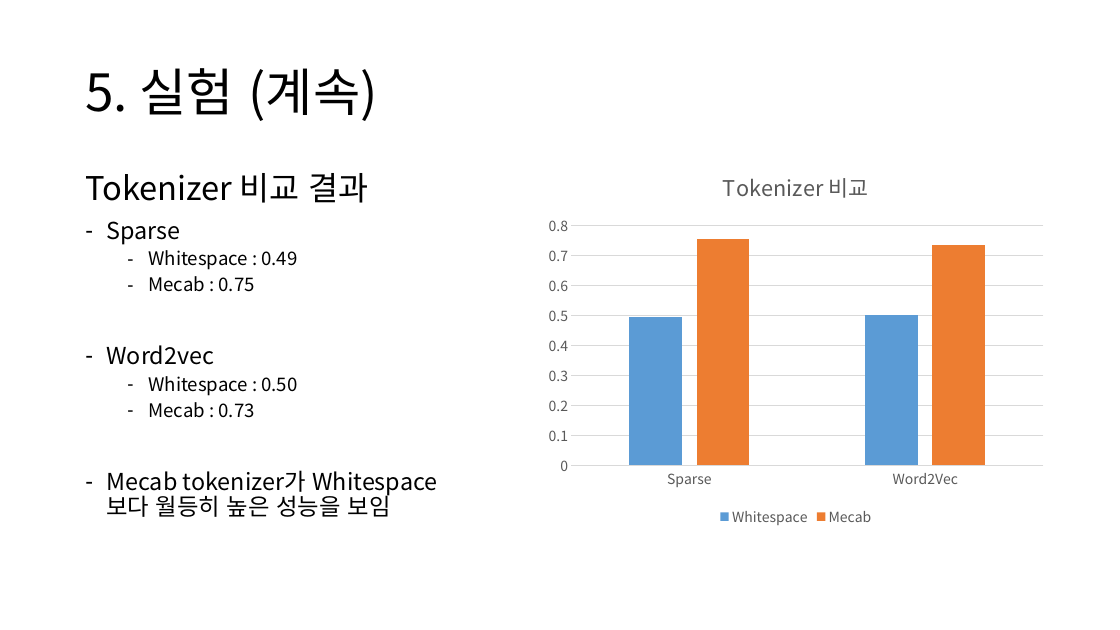
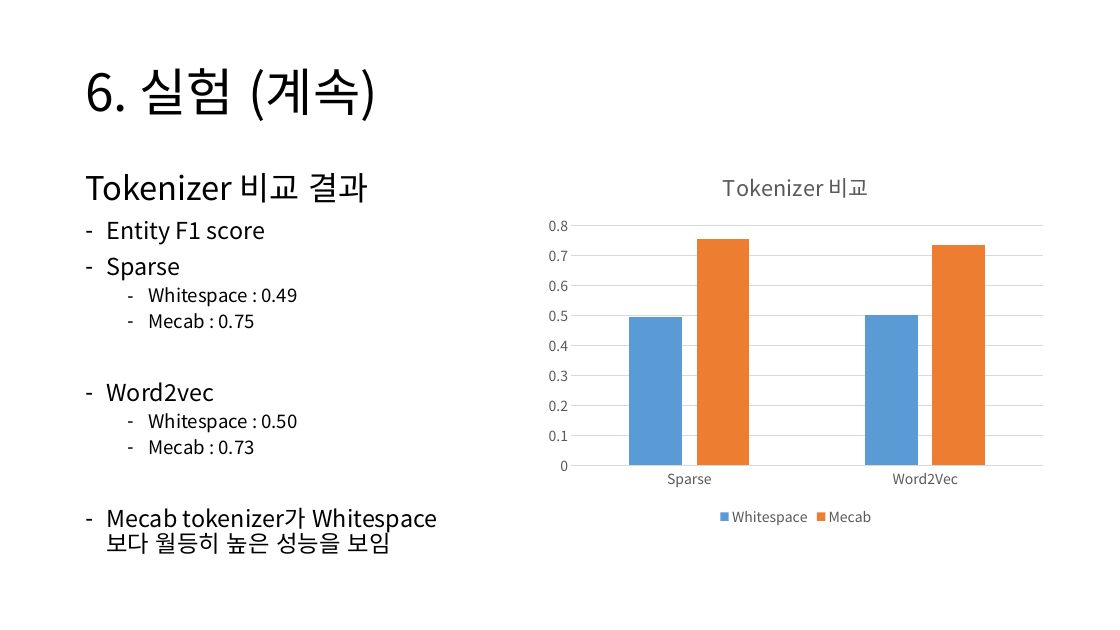
Before and after one commit to yongsun-yoon/chatbot, a slide deck: slide 12 of docs/Rasa custom NLU 모델 개발_팀장님.pptx (slide 10 before the commit). Drawn at 1120x630 pixels with LibreOffice and Linux fonts; fonts in the diff are those of the drawing. Boxes give left, top, right and bottom in pixels: in the first picture for what was removed or moved away, otherwise in the second. Text is boxed around its words. In the diff, an @@ line names an element or a change of style, - is before the commit and + after.

```diff
--- a/docs/Rasa custom NLU 모델 개발_팀장님.pptx
+++ b/docs/Rasa custom NLU 모델 개발_팀장님.pptx
@@ title at (85, 68, 378, 121): text changed @@
-5. 실험 (계속)
+6. 실험 (계속)
@@ text at (106, 221, 265, 245): paragraph added @@
+– Entity F1 score
```
Also in this commit, not shown: 7 other slides changed, 1 slide added.
